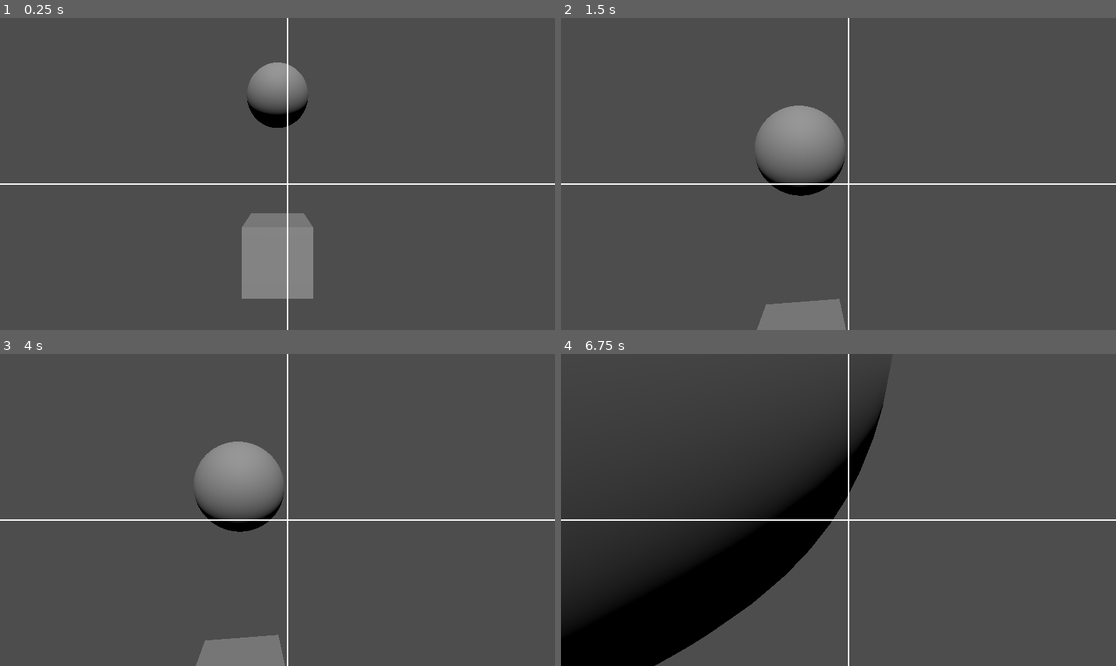
Above: before the commit, frames 1-4 (two rows, left to right).
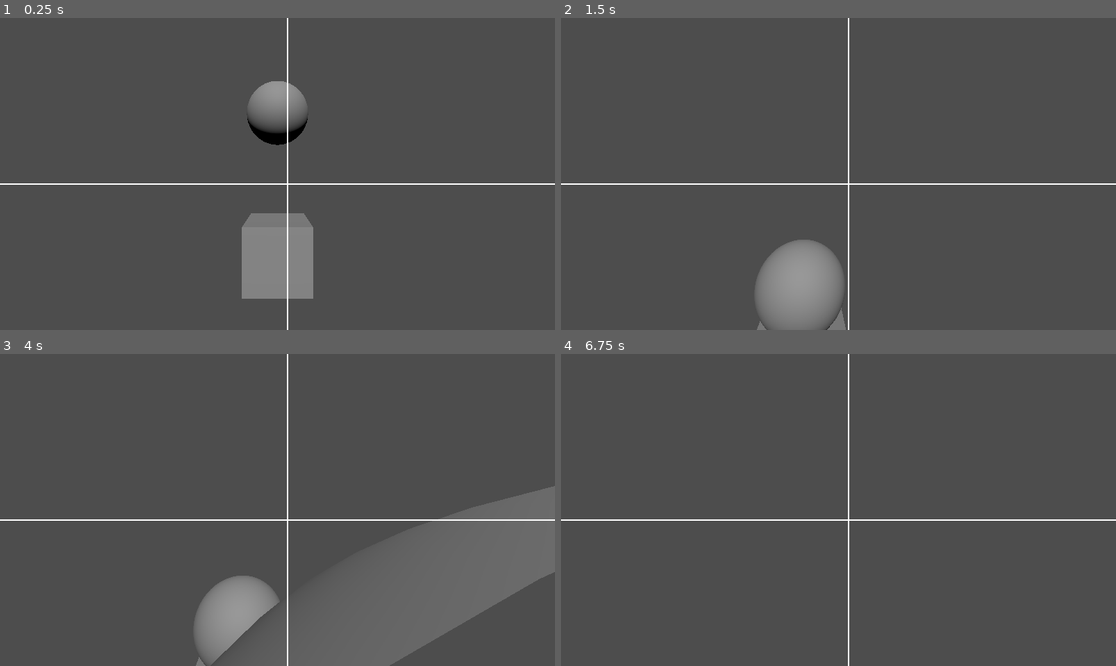
Above: after the commit, the same moments.

Repository: smer44/collonySimOnlyGodot
Game: Godot game, scene res://tests/grid_gen/terrain_display_test_scene.tscn
Two runs of this game, one before a commit and one after it. Both use one fixed random seed, a clock stepped at 60 frames per second and the inputs below. This scene is started directly instead of the project's main scene.
Inputs (mouse positions are in pixels of both pictures, inside the frame that each line leads up to):
- Up to frame 1 (0.25 s): no input
- Up to frame 2 (1.5 s): tap Enter (ui_accept) at 0.5, 0.77 s; move the mouse to (866, 174) at 0.52 s; hold Up (ui_up) from 0.53 s (still down); tap Backspace at 0.6 s; click (866, 174) at 0.67 s; move the mouse to (810, 174) at 1.27 s; tap Tab at 1.35 s; click (810, 174) at 1.42 s
- Up to frame 3 (4 s): tap Enter (ui_accept) at 1.52, 3.5, 3.77 s; move the mouse to (333, 441) at 2.02 s; release Up (ui_up) at 2.03 s; hold Right (ui_right) 2.03-2.75 s; tap R at 2.1 s; click (333, 441) at 2.17 s; drag from (249, 572) to (111, 463) at 2.77 s; move the mouse to (444, 556) at 3.52 s; hold Left (ui_left) from 3.53 s (still down); tap G at 3.6 s; click (444, 556) at 3.67 s
- Up to frame 4 (6.75 s): release Left (ui_left) at 4.25 s; drag from (672, 463) to (755, 432) at 4.27 s; tap Enter (ui_accept) at 5, 6.5 s; move the mouse to (866, 510) at 5.02 s; hold Down (ui_down) 5.03-5.75 s; hold Ctrl 5.03-5.75 s; click (866, 510) at 5.17 s; drag from (755, 432) to (727, 525) at 5.77 s; move the mouse to (960, 494) at 6.52 s; hold Up (ui_up) from 6.53 s (still down); tap Tab at 6.6 s; click (960, 494) at 6.67 s

The runs differ from the first frame. In frame 1, 1.9% of the frame differs, in the area x 44-56%, y 14-41%; in frame 2, 5.5%; in frame 3, 14%; in frame 4, 27%, in the area x 0-59%, y 8-100%.

Commit message:
fixed the spawn in the script on_click_spawner

Diff:
--- a/debug_help/on_click_spawner.gd
+++ b/debug_help/on_click_spawner.gd
@@ -17,11 +17,14 @@
 		return null
 
 	var instance := packed_scene.instantiate()
-	(instance as Node3D).global_transform.origin = global_transform.origin
-	instance.get_child(0).linear_velocity.x = 1
-	#instance.get_child(0).apply_impulse(Vector3.ZERO, Vector3(1, 0, 0))
-	# Add to the active scene root ("world" root)
+
 	var world_root: Node = get_tree().current_scene
 	if world_root == null:
 		world_root = get_tree().root
 	world_root.add_child(instance)
+
+	(instance as Node3D).global_transform.origin = global_transform.origin
+	instance.linear_velocity = Vector3(1, 0, 0)
+	#instance.get_child(0).linear_velocity.x = 1
+	#instance.get_child(0).apply_impulse(Vector3.ZERO, Vector3(1, 0, 0))
+	# Add to the active scene root ("world" root)
--- a/debug_help/rigid_ball_3d.tscn
+++ b/debug_help/rigid_ball_3d.tscn
@@ -1,16 +1,16 @@
 [gd_scene load_steps=4 format=3 uid="uid://dvobdvhild42y"]
+
+[sub_resource type="PhysicsMaterial" id="PhysicsMaterial_5geq5"]
 
 [sub_resource type="SphereMesh" id="SphereMesh_2djan"]
 
-[sub_resource type="PhysicsMaterial" id="PhysicsMaterial_5geq5"]
-
 [sub_resource type="SphereShape3D" id="SphereShape3D_dnwcs"]
 
-[node name="RigidBall3D" type="MeshInstance3D"]
+[node name="RigidBallD" type="RigidBody3D"]
+physics_material_override = SubResource("PhysicsMaterial_5geq5")
+
+[node name="MeshInstance3D" type="MeshInstance3D" parent="."]
 mesh = SubResource("SphereMesh_2djan")
 
-[node name="RigidBody3D" type="RigidBody3D" parent="."]
-physics_material_override = SubResource("PhysicsMaterial_5geq5")
-
-[node name="CollisionShape3D" type="CollisionShape3D" parent="RigidBody3D"]
+[node name="CollisionShape3D" type="CollisionShape3D" parent="."]
 shape = SubResource("SphereShape3D_dnwcs")
